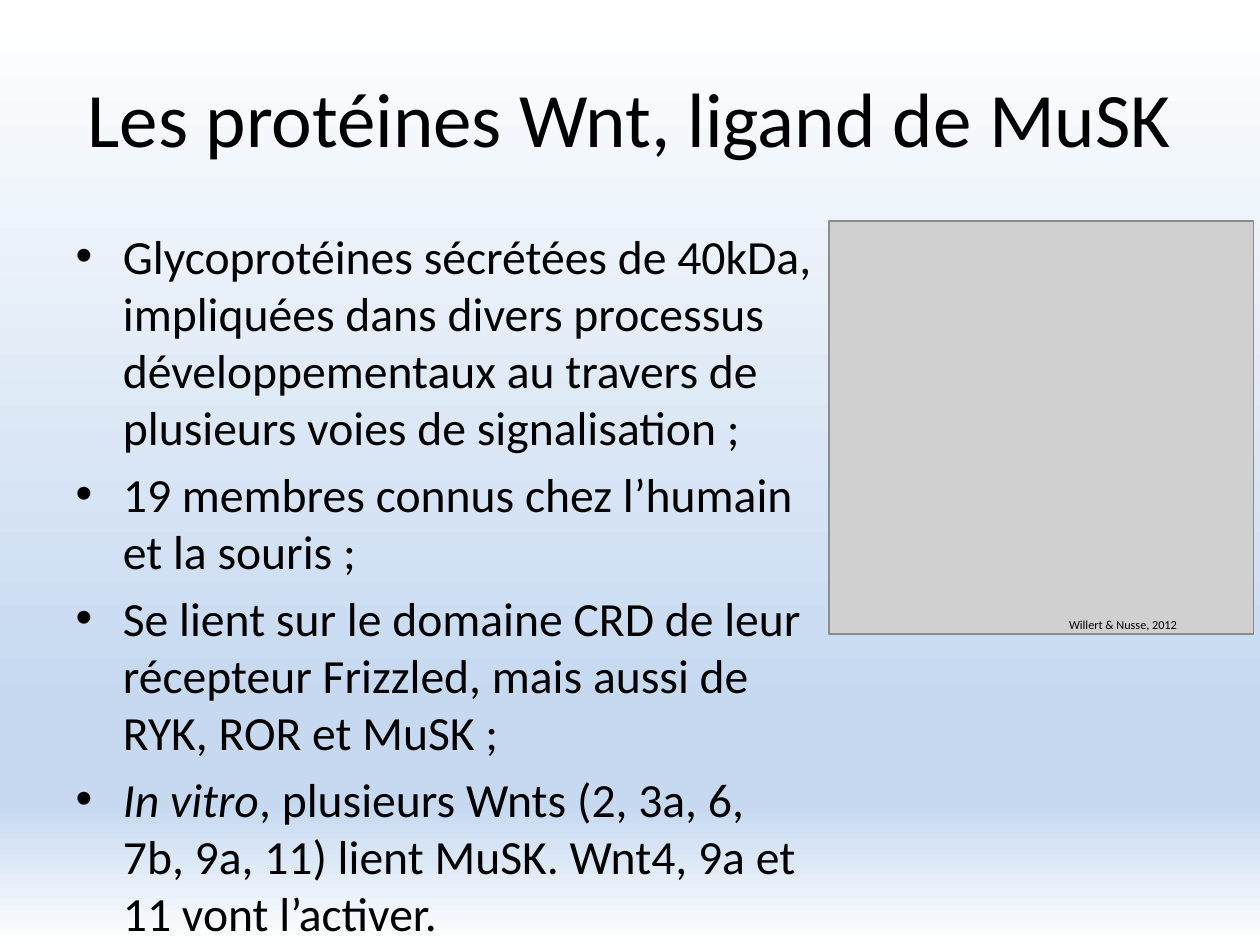
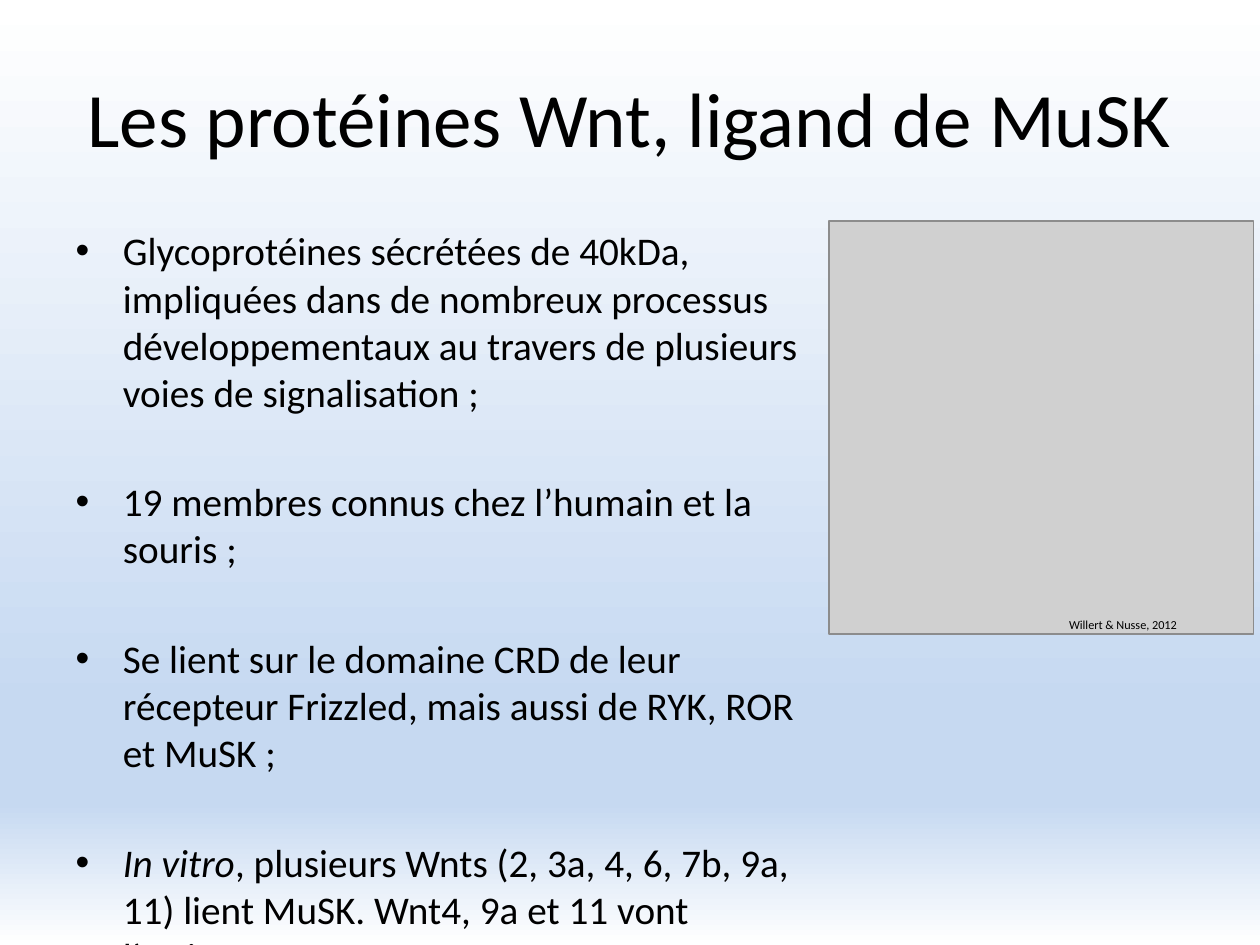
Before and after one commit to FlorentKl/rapport-m2, a slide deck: slide 3 of Présentation Oral.pptx. Drawn at 1260x945 pixels with LibreOffice and Linux fonts; fonts in the diff are those of the drawing; grey boxes stand for pictures. Boxes give left, top, right and bottom in pixels: in the first picture for what was removed or moved away, otherwise in the second. Text is boxed around its words. In the diff, an @@ line names an element or a change of style, - is before the commit and + after.

```diff
--- a/Présentation Oral.pptx
+++ b/Présentation Oral.pptx
@@ text at (123,237,797,414): text changed; size 27.2 to 22.4 pt @@
-• Glycoprotéines sécrétées de 40kDa, impliquées dans divers processus développementaux au travers de plusieurs voies de signalisation ;
+• Glycoprotéines sécrétées de 40kDa, impliquées dans de nombreux processus développementaux au travers de plusieurs voies de signalisation ;
@@ text at (123,488,793,768): size 27.2 to 22.4 pt in "19 membres connus chez l’humain et la ...", "Se lient sur le domaine CRD de ..." @@
@@ text at (123,848,788,930): text changed; size 27.2 to 22.4 pt @@
-• In vitro, plusieurs Wnts (2, 3a, 6, 7b, 9a, 11) lient MuSK. Wnt4, 9a et 11 vont l’activer.
+• In vitro, plusieurs Wnts (2, 3a, 4, 6, 7b, 9a, 11) lient MuSK. Wnt4, 9a et 11 vont l’activer.
```
Also in this commit, not shown: 9 other slides changed.
